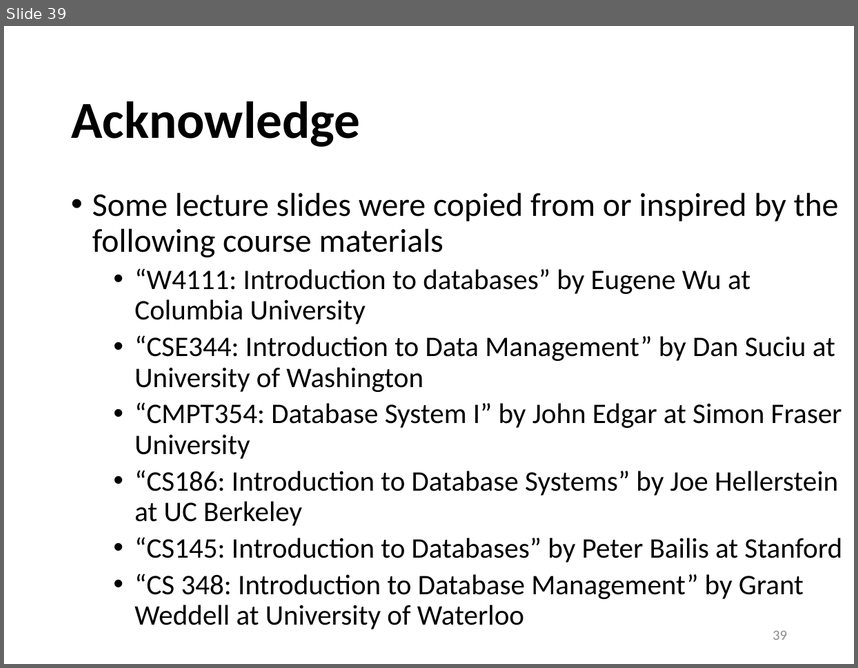
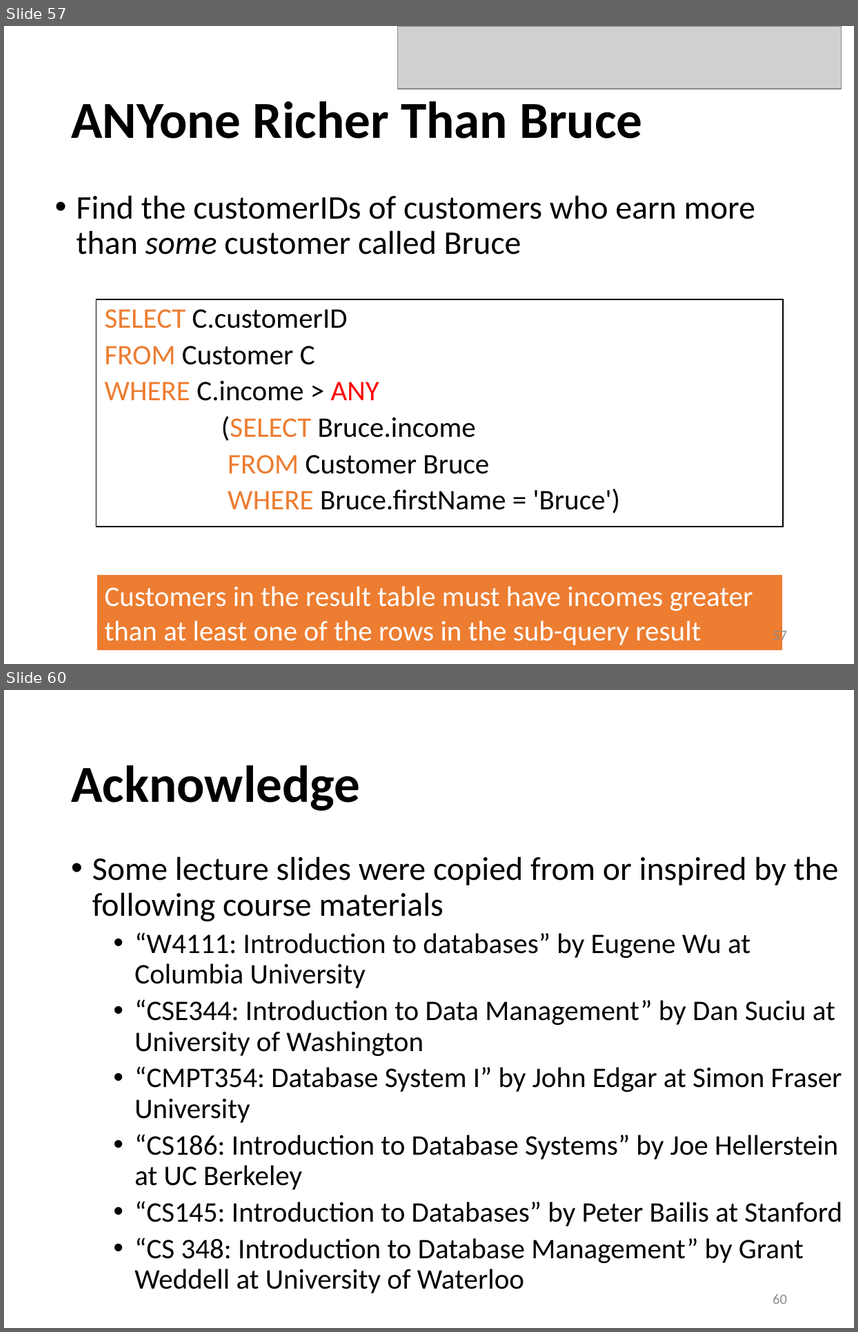
Before and after one commit to sfu-db/cmpt354, a slide deck: Lectures/lec4-sql-advanced.pptx. Shown one above the other, each under a label of ours: slide 39 before the commit, slides 57 and 60 after it; the slides between them are not shown. The pictures are 858x668 and 858x1332 pixels, drawn with LibreOffice and Linux fonts; fonts in the diff are those of the drawing; grey boxes stand for pictures. Boxes give left, top, right and bottom in pixels: in the first picture for what was removed or moved away, otherwise in the second. Text is boxed around its words. In the diff, an @@ line names an element or a change of style, - is before the commit and + after.

```diff
--- a/Lectures/lec4-sql-advanced.pptx
+++ b/Lectures/lec4-sql-advanced.pptx
@@ slide 57 added at (4, 26, 854, 664), background #FFFFFF @@
@@ picture added at (397, 26, 842, 89) @@
@@ title added at (71, 101, 643, 138), 44 pt, text #000000, bold @@
+ANYone Richer Than Bruce
@@ text added at (76, 195, 755, 254), 28 pt, text #000000 @@
+• Find the customerIDs of customers who earn more than some customer called Bruce
@@ rectangle added at (96, 300, 783, 527), fill #FFFFFF, outline #000000 1 pt, 24 pt, text #000000 @@
+SELECT C.customerID
+FROM Customer C
+WHERE C.income > ANY
+(SELECT Bruce.income
+FROM Customer Bruce
+WHERE Bruce.firstName = 'Bruce')
@@ rectangle added at (96, 573, 783, 651), fill #ED7D31, outline #FFFFFF 1.5 pt, 24 pt, text #FFFFFF @@
+Customers in the result table must have incomes greater than at least one of the rows in the sub-query result
@@ page number added at (773, 628, 787, 644), 12 pt, text #8C8C8C @@
+57
@@ what was slide 39 is now slide 60 @@
@@ page number at (773, 1294, 787, 1303): text changed @@
-39
+60
```
Also in this commit, not shown: 3 slides changed, 20 other slides added, 3 slides removed, 1 other file.
